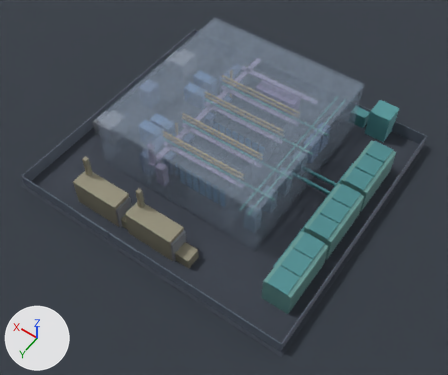
Renders of the glTF model assets/models/building-scene.glb from each side of a commit.
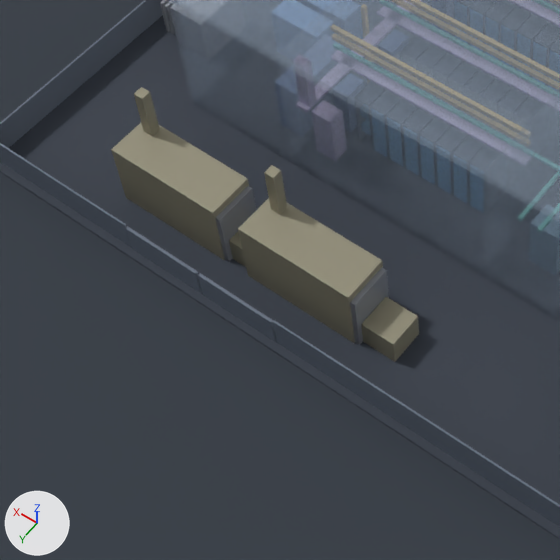
Old and new are each drawn whole from a 50 mm camera at (-19.2, 28.0, 39.4) aimed at (-1.5, 3.2, 0.5) and again close up on the part from 6% to 57% of the width and 32% to 93% of the height. Arrows for +X, +Y and +Z are at lower left; the lights stay in place. The first two pictures are the older version.

The older version as bpy lines, for what is in view:
```python
me_mesh_29 = bpy.data.meshes.new('Mesh_29')
me_mesh_29.from_pydata(...)  # a box spanning x -2.1..2.1, y -0.8..0.8, z 0.0..2.5
me_mesh_29.materials.append(mat_genset)  # yellow #95907c
me_mesh_30 = bpy.data.meshes.new('Mesh_30')
me_mesh_30.from_pydata(...)  # a box spanning x -0.6..0.6, y -0.6..0.6, z 0.0..1.0
me_mesh_30.materials.append(mat_genset)  # yellow #95907c
me_mesh_33 = bpy.data.meshes.new('Mesh_33')
me_mesh_33.from_pydata(...)  # a box spanning x -0.17..0.17, y -0.17..0.17, z 0.0..1.8
me_mesh_33.materials.append(mat_genset)  # yellow #95907c
me_mesh_34 = bpy.data.meshes.new('Mesh_34')
me_mesh_34.from_pydata(...)  # a box spanning x -0.12..0.12, y -0.75..0.75, z 0.0..2.2
me_mesh_34.materials.append(mat_transformer)  # grey #90959e
me_mesh_45 = bpy.data.meshes.new('Mesh_45')
me_mesh_45.from_pydata(...)  # 8 vertices, 12 faces; spans x -90.0..90.0, y -68.0..68.0, z 0.0
me_mesh_45.materials.append(mat_site)  # greyish blue #353c45
ob_genset_1 = bpy.data.objects.new('genset-1', me_mesh_29)
ob_genset_1.location = (-0.05, 9.9, 0.0)
ob_genset_1_rad = bpy.data.objects.new('genset-1-rad', me_mesh_34)
ob_genset_1_rad.location = (-2.2, 9.9, 0.0)
ob_genset_1_stack = bpy.data.objects.new('genset-1-stack', me_mesh_33)
ob_genset_1_stack.location = (1.55, 9.4, 2.5)
ob_genset_1_tank = bpy.data.objects.new('genset-1-tank', me_mesh_30)
ob_genset_1_tank.location = (-2.95, 9.9, 0.0)
ob_genset_2 = bpy.data.objects.new('genset-2', me_mesh_29)
ob_genset_2.location = (5.15, 9.9, 0.0)
ob_genset_2_rad = bpy.data.objects.new('genset-2-rad', me_mesh_34)
ob_genset_2_rad.location = (3.0, 9.9, 0.0)
ob_genset_2_stack = bpy.data.objects.new('genset-2-stack', me_mesh_33)
ob_genset_2_stack.location = (6.75, 9.4, 2.5)
ob_parcel = bpy.data.objects.new('parcel', me_mesh_45)
ob_parcel.location = (0.0, 0.0, -0.13)
# also in view: 'fence-n-e' at (8.8, 12.0, 0.6); 'fence-n-w' at (-6.3, 12.0, 0.6); 'wall-n' at (0.8, 6.4, 2.5); 'gate-l' at (1.2, 12.0, 0.6); 'apron' at (-0.2, 0.7, 0.0)
```
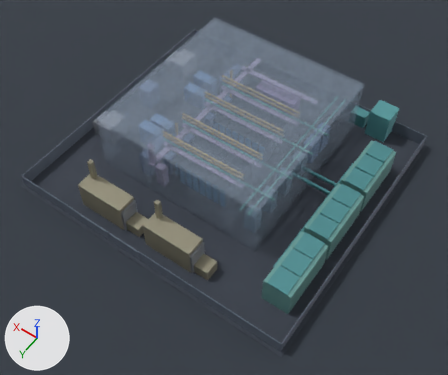
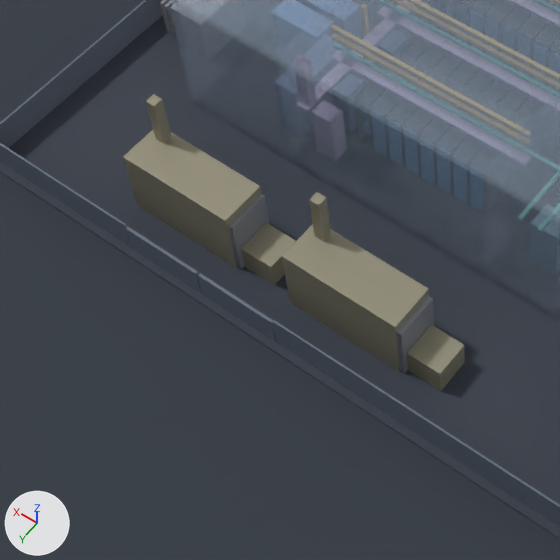
Edits to the scene script, one JSON object a line:
```json
{"op": "set", "path": "ob_genset_1.location", "old": "(-0.05, 9.9, 0.0)", "new": "(-1.75, 9.9, 0.0)"}
{"op": "set", "path": "ob_genset_1_tank.location", "old": "(-2.95, 9.9, 0.0)", "new": "(-4.65, 9.9, 0.0)"}
{"op": "set", "path": "ob_genset_2.location", "old": "(5.15, 9.9, 0.0)", "new": "(4.65, 9.9, 0.0)"}
{"op": "set", "path": "ob_genset_1_stack.location", "old": "(1.55, 9.4, 2.5)", "new": "(-0.15, 9.4, 2.5)"}
{"op": "set", "path": "ob_genset_1_rad.location", "old": "(-2.2, 9.9, 0.0)", "new": "(-3.9, 9.9, 0.0)"}
{"op": "set", "path": "ob_genset_2_stack.location", "old": "(6.75, 9.4, 2.5)", "new": "(6.25, 9.4, 2.5)"}
{"op": "set", "path": "ob_genset_2_rad.location", "old": "(3.0, 9.9, 0.0)", "new": "(2.5, 9.9, 0.0)"}
```

Where the change shows, as pixel boxes [x1, y1, x2, y2] in the close-ups (560 x 560 px):
```json
{"object": "genset-1", "change": "moved", "before": [238, 198, 383, 343], "after": [282, 224, 429, 372]}
{"object": "genset-2", "change": "moved", "before": [111, 123, 249, 260], "after": [123, 130, 262, 268]}
{"object": "genset-1-tank", "change": "moved", "before": [361, 297, 419, 362], "after": [407, 325, 465, 391]}
{"object": "genset-1-rad", "change": "moved", "before": [350, 268, 389, 345], "after": [397, 296, 434, 374]}
{"object": "genset-2-rad", "change": "moved", "before": [215, 186, 256, 261], "after": [228, 193, 270, 269]}
{"object": "genset-1-stack", "change": "moved", "before": [264, 165, 287, 215], "after": [309, 192, 331, 242]}
{"object": "genset-2-stack", "change": "moved", "before": [134, 87, 160, 136], "after": [146, 94, 172, 143]}
{"object": "genset-2-tank", "change": "unchanged, uncovered by the edit", "before": [229, 232, 246, 267], "after": [241, 223, 296, 285]}
```
